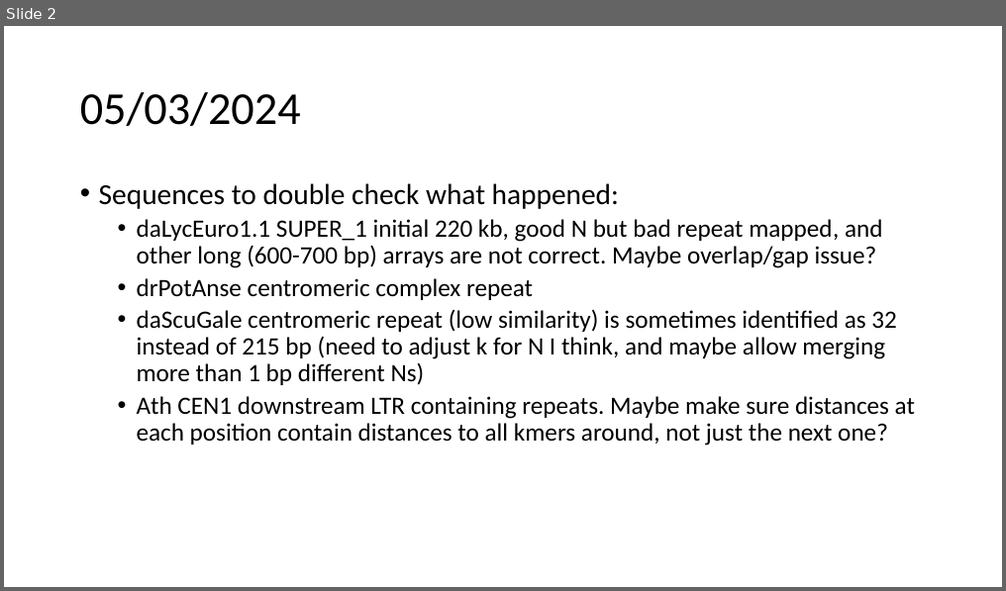
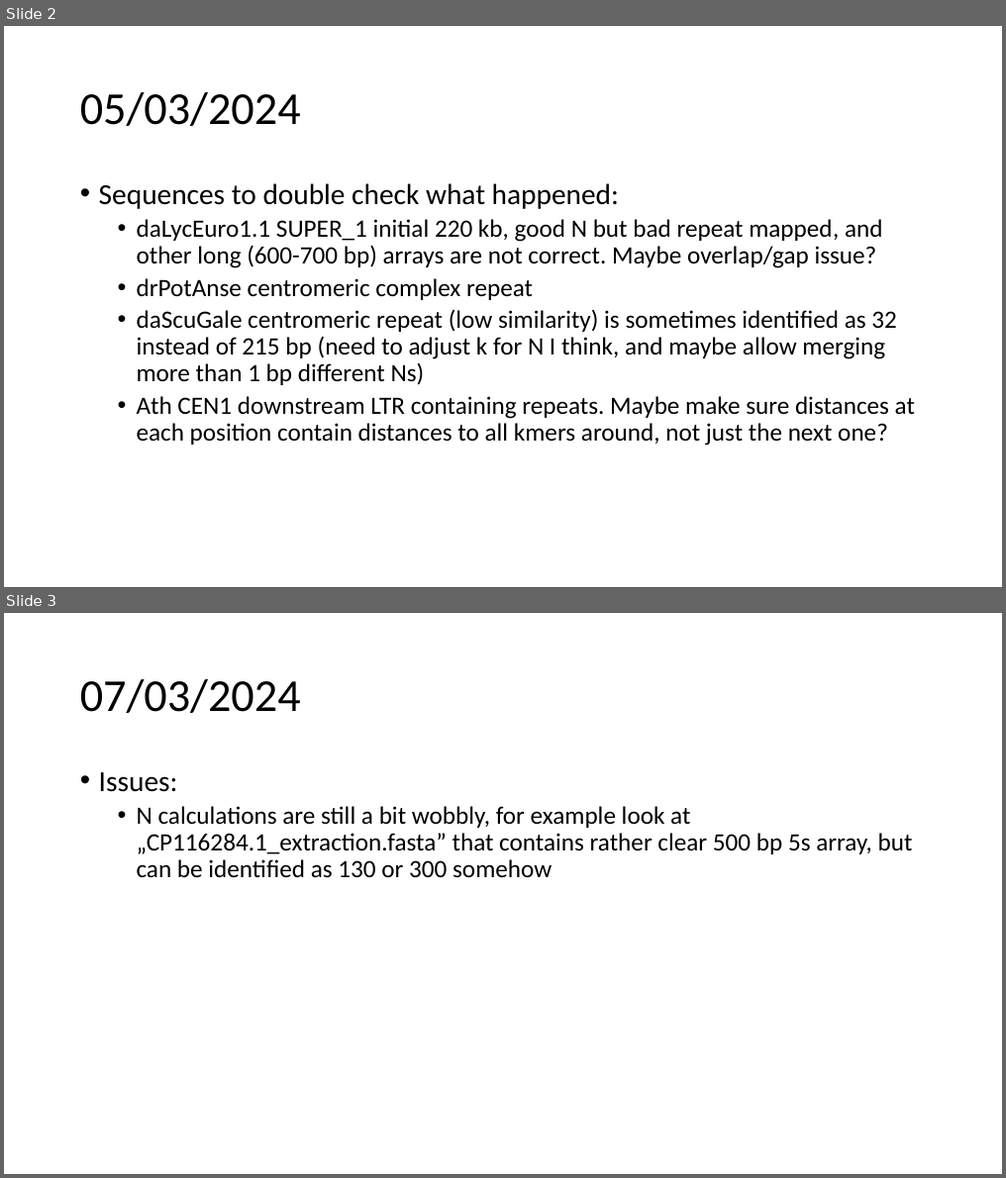
Before and after one commit to vlothec/TRASH_2, a slide deck: progress.pptx. Shown one above the other, each under a label of ours: slide 2 before the commit, slides 2 and 3 after it. The pictures are 1006x591 and 1006x1178 pixels, drawn with LibreOffice and Linux fonts; fonts in the diff are those of the drawing. Boxes give left, top, right and bottom in pixels: in the first picture for what was removed or moved away, otherwise in the second. Text is boxed around its words. In the diff, an @@ line names an element or a change of style, - is before the commit and + after.

```diff
--- a/progress.pptx
+++ b/progress.pptx
@@ slide 3 added at (4, 613, 1002, 1174), background #FFFFFF @@
@@ title added at (80, 679, 301, 713), 44 pt, text #000000 @@
+07/03/2024
@@ text added at (99, 772, 913, 878), 24 pt, text #000000 @@
+• Issues:
+  • N calculations are still a bit wobbly, for example look at „CP116284.1_extraction.fasta” that contains rather clear 500 bp 5s array, but can be identified as 130 or 300 somehow
```
Also in this commit, not shown: 4 other files.
